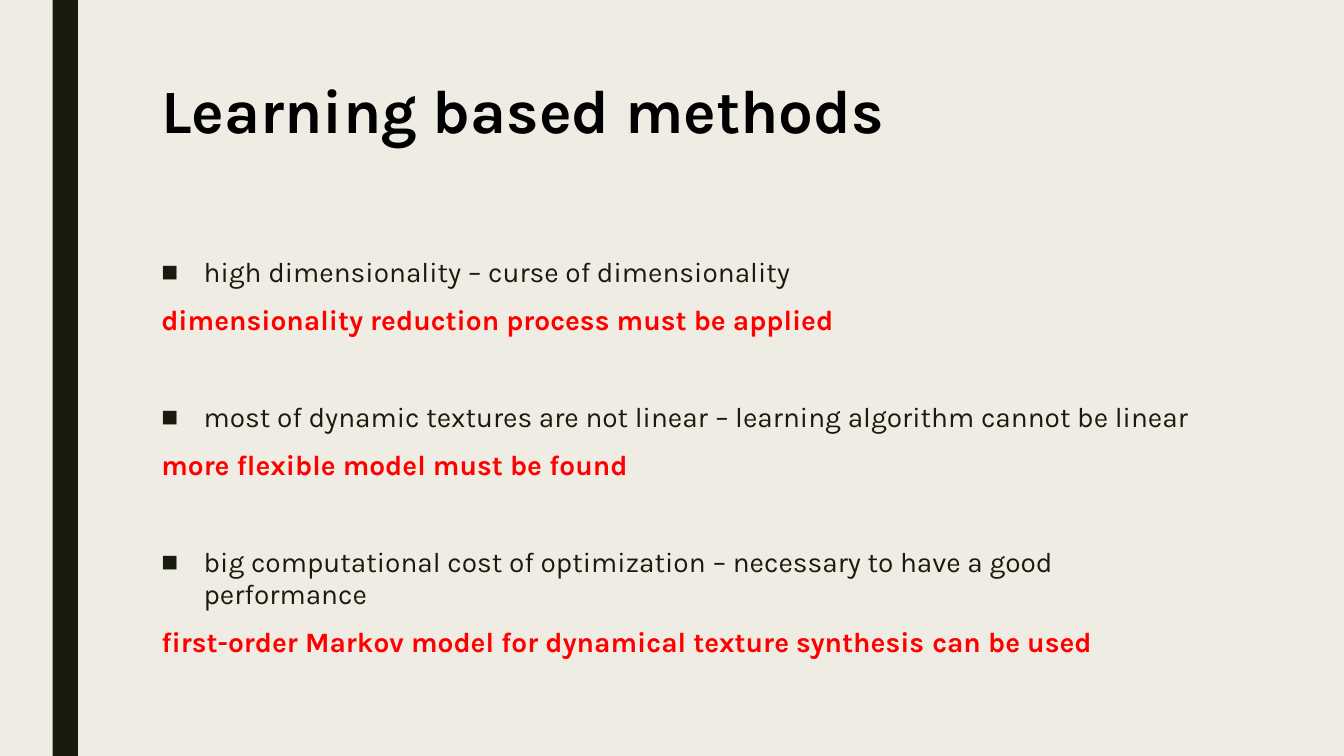
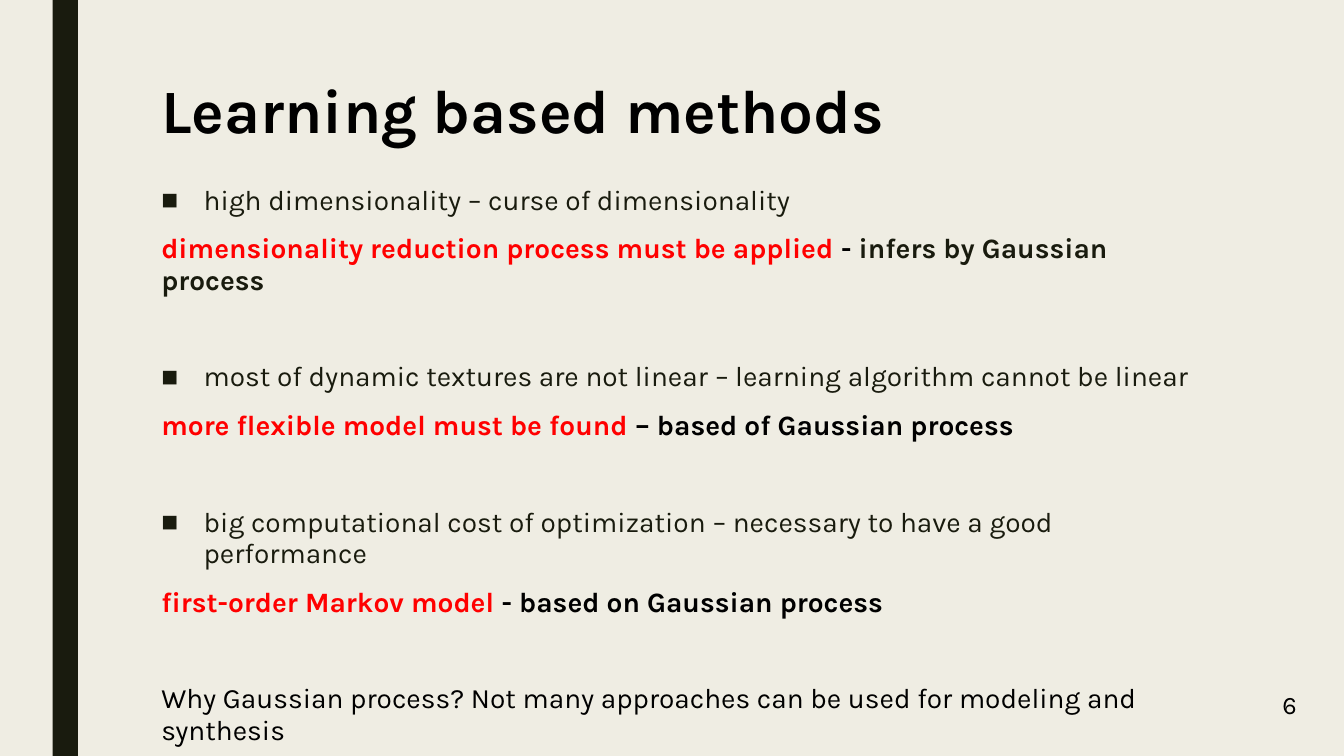
Before and after one commit to koptelovmax/gaussianprocess, a slide deck: slide 29 of presentation.pptx (slide 26 before the commit). Drawn at 1344x756 pixels with LibreOffice and Linux fonts; fonts in the diff are those of the drawing. Boxes give left, top, right and bottom in pixels: in the first picture for what was removed or moved away, otherwise in the second. Text is boxed around its words. In the diff, an @@ line names an element or a change of style, - is before the commit and + after.

```diff
--- a/presentation.pptx
+++ b/presentation.pptx
@@ text "high dimensionality – curse of ...": place and size @@
-text "high dimensionality – curse of ..." at box(161, 262, 1188, 659)
+text "high dimensionality – curse of ..." at box(161, 190, 1188, 715)
@@ text at box(161, 238, 1108, 297): text changed @@
-dimensionality reduction process must be applied
+dimensionality reduction process must be applied - infers by Gaussian process
@@ text at box(161, 415, 1013, 442): text changed @@
-more flexible model must be found
+more flexible model must be found – based of Gaussian process
@@ text at box(161, 592, 1136, 715): text changed; text colour #FF0000 to #000000; bold off @@
-first-order Markov model for dynamical texture synthesis can be used
+first-order Markov model - based on Gaussian process
+Why Gaussian process? Not many approaches can be used for modeling and synthesis
@@ text added at box(1282, 698, 1296, 715), 18 pt, text #000000 @@
+6
```
Also in this commit, not shown: 35 other slides changed, 3 slides added, 9 slides removed, 3 other files.
